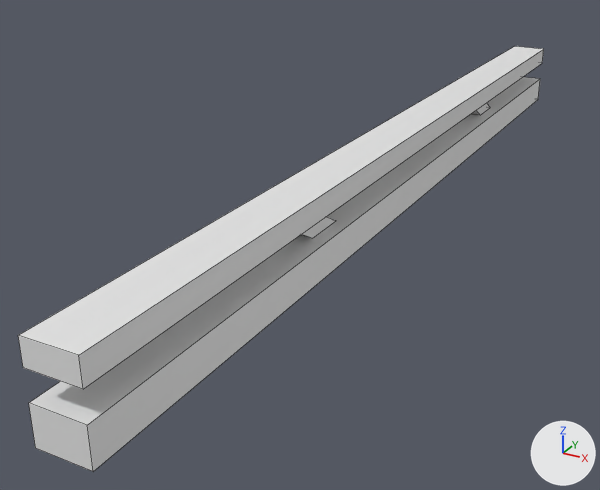
The FBX model Assets/Art/Meshs/1-Enviros/Kit/Gateway/SM_GatewayDecoration.fbx, before and after one commit.
Before and after are seen from a 50 mm lens placed at (3.7, -16.48, 3.97), pointed at (-1.25, -7.48, -0.53). The lights are fixed; the arrows at lower right show +X, +Y and +Z. The older version comes first. Mesh edges are drawn as thin lines. Where no turn or scale is listed for an object, it has been applied to the vertices.

The first picture shows 'SM_GatewayDecoration'.
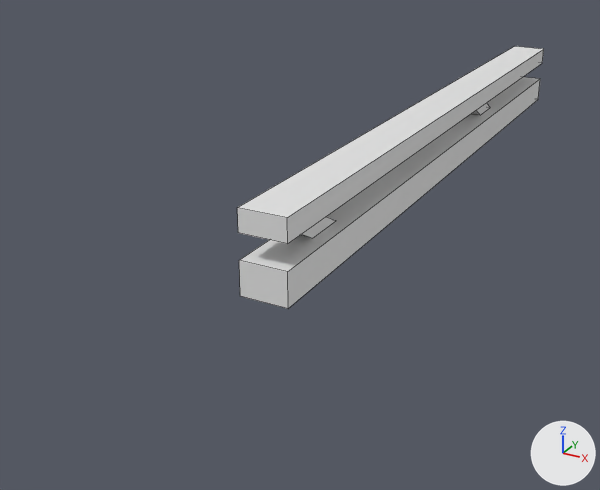
Changed parts and their boxes (x1, y1, x2, y2) in the pictures (600 x 490 px):
'SM_GatewayDecoration', reshaped (42% narrower, 38% shorter): before (18, 46, 544, 471); after (237, 46, 544, 308)

What changed in the scene script:
```text
Change me_cube_003:
    used by ob_sm_gatewaydecoration; location = (0.0, 0.0, 0.0)
    before: 16 (0.0, -12.89, 0.0) at pixel (93, 471), 17 (0.0, -12.89, 0.41) at pixel (87, 425), 18 (-0.57, -12.89, 0.0) at pixel (35, 448), 19 (-0.57, -12.89, 0.41) at pixel (28, 402), 24 (0.0, -12.89, 0.71) at pixel (83, 389)
    before: 25 (0.0, -12.89, 0.99) at pixel (78, 355), 26 (-0.57, -12.89, 0.71) at pixel (23, 367), 27 (-0.57, -12.89, 0.99) at pixel (18, 335)
    remove me_cube_003.from_pydata(...)  # 32 vertices, 20 faces; spans x -0.57..0.0, y -12.89..0.0, z 0.0..0.99
    add me_cube_003.from_pydata(...)  # 32 vertices, 20 faces; spans x -0.57..0.0, y -10.0..0.0, z 0.0..0.99
    me_cube_003 part 1
    add for i in [*range(16, 20), *range(24, 28)]: me_cube_003.vertices[i].co += Vector((0.0, 2.89, 0.0))
```
